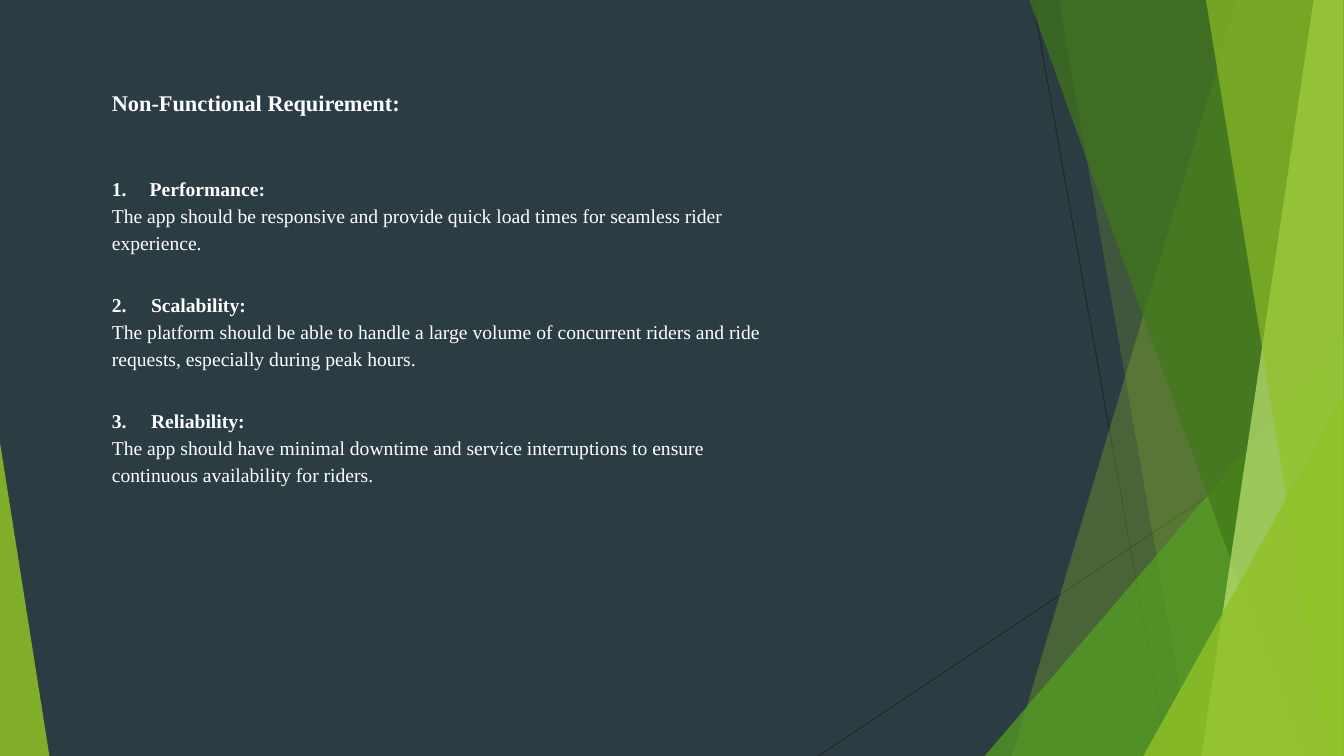
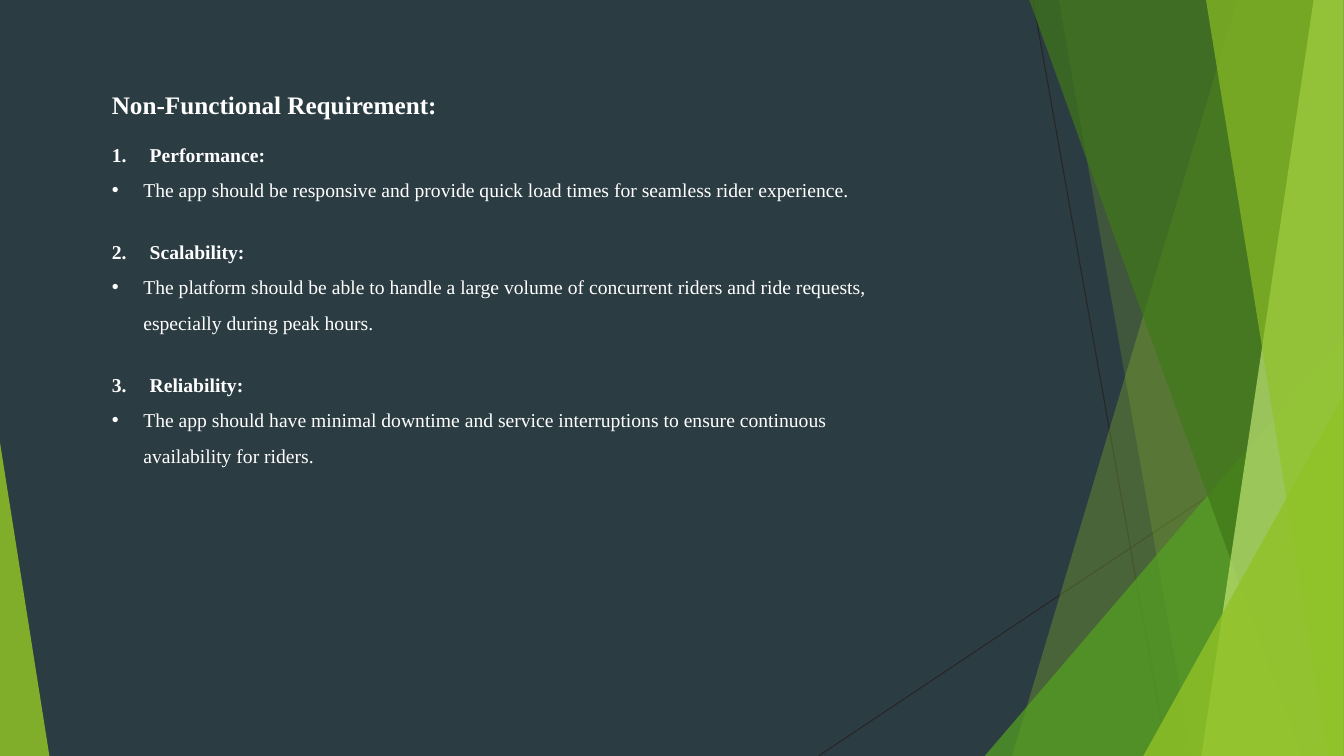
Before and after one commit to AmanPuthawala/UBERCLONE, a slide deck: slide 11 of materials/Uberclone.pptx. Drawn at 1344x756 pixels with LibreOffice and Linux fonts; fonts in the diff are those of the drawing. Boxes give left, top, right and bottom in pixels: in the first picture for what was removed or moved away, otherwise in the second. Text is boxed around its words. In the diff, an @@ line names an element or a change of style, - is before the commit and + after.

```diff
--- a/materials/Uberclone.pptx
+++ b/materials/Uberclone.pptx
@@ text at (x1=112, y1=96, x2=865, y2=468): size 16 to 18 pt in "Non-Functional Requirement:"; bullet none to •; line spacing 1.15 to 1.5; less space between paragraphs @@
@@ text at (x1=150, y1=245, x2=245, y2=263): text changed @@
-2. Scalability:
+2. Scalability:
@@ text at (x1=150, y1=378, x2=244, y2=397): text changed @@
-3. Reliability:
+3. Reliability:
```
Also in this commit, not shown: 15 other slides changed, 14 slides added, 10 slides removed.
